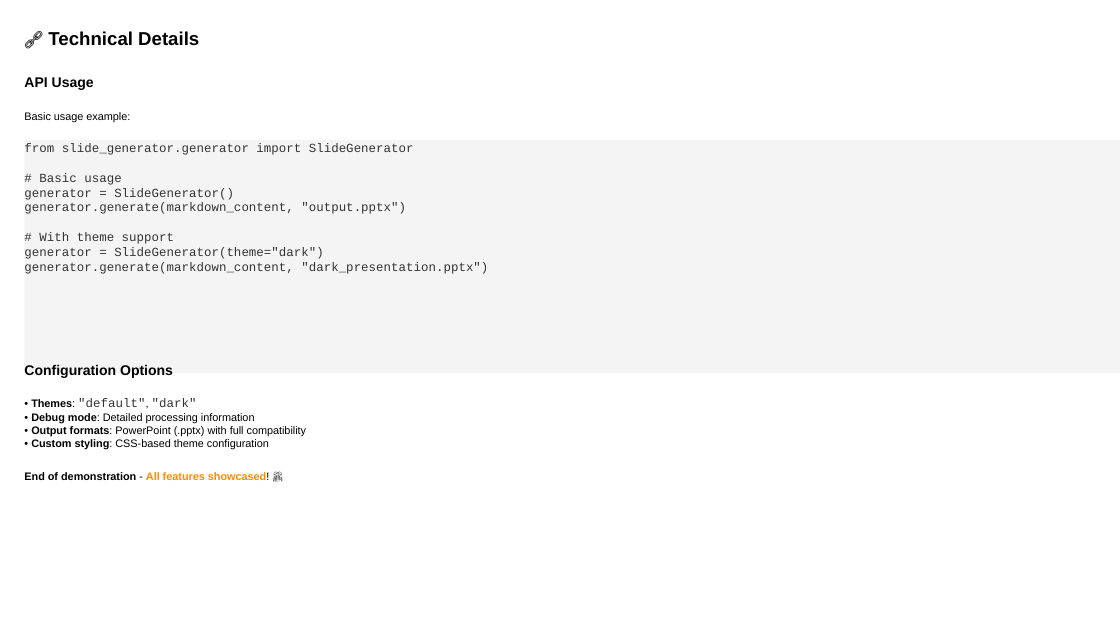
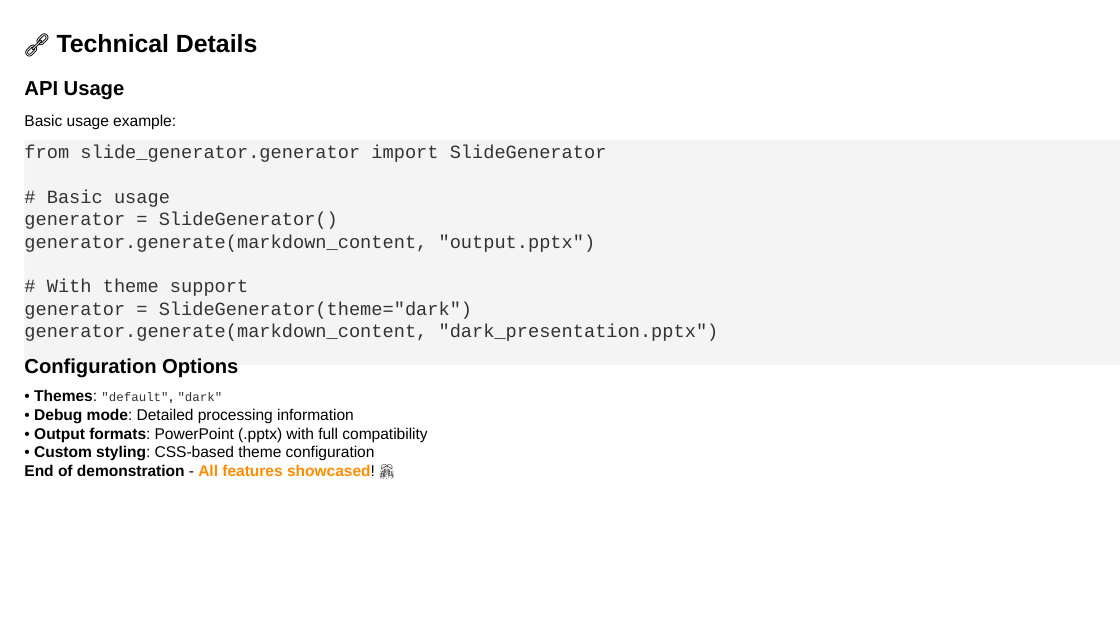
Before and after one commit to louisazhou/slidegenerator, a slide deck: slide 14 of output/comprehensive_demo_default.pptx. Drawn at 1120x630 pixels with LibreOffice and Linux fonts; fonts in the diff are those of the drawing. Boxes give left, top, right and bottom in pixels: in the first picture for what was removed or moved away, otherwise in the second. Text is boxed around its words. In the diff, an @@ line names an element or a change of style, - is before the commit and + after.

```diff
--- a/output/comprehensive_demo_default.pptx
+++ b/output/comprehensive_demo_default.pptx
@@ text "🔗 Technical Details" at bbox=[57, 34, 257, 53]: size 12 to 16 pt @@
@@ text "API Usage" at bbox=[24, 81, 125, 100]: size 9 to 13 pt @@
@@ rectangle "from slide_generator.generator import SlideGenerator # ...": place and size @@
-rectangle "from slide_generator.generator import SlideGenerator # ..." at bbox=[25, 140, 1120, 373]
+rectangle "from slide_generator.generator import SlideGenerator # ..." at bbox=[25, 140, 1120, 365]
@@ rectangle "from slide_generator.generator import SlideGenerator # ..." at bbox=[25, 140, 1120, 365]: size 8 to 12 pt @@
@@ text "Configuration Options" at bbox=[24, 358, 238, 378]: size 9 to 13 pt @@
@@ size 7 to 10 pt in 3 elements at bbox=[24, 114, 176, 129], bbox=[34, 389, 427, 461], bbox=[24, 464, 375, 476] @@
@@ 3 texts: place and size @@
-3 texts at bbox=[24, 365, 307, 480]
+3 texts at bbox=[24, 358, 427, 476]
```
Also in this commit, not shown: 19 other slides changed, 21 other files.
